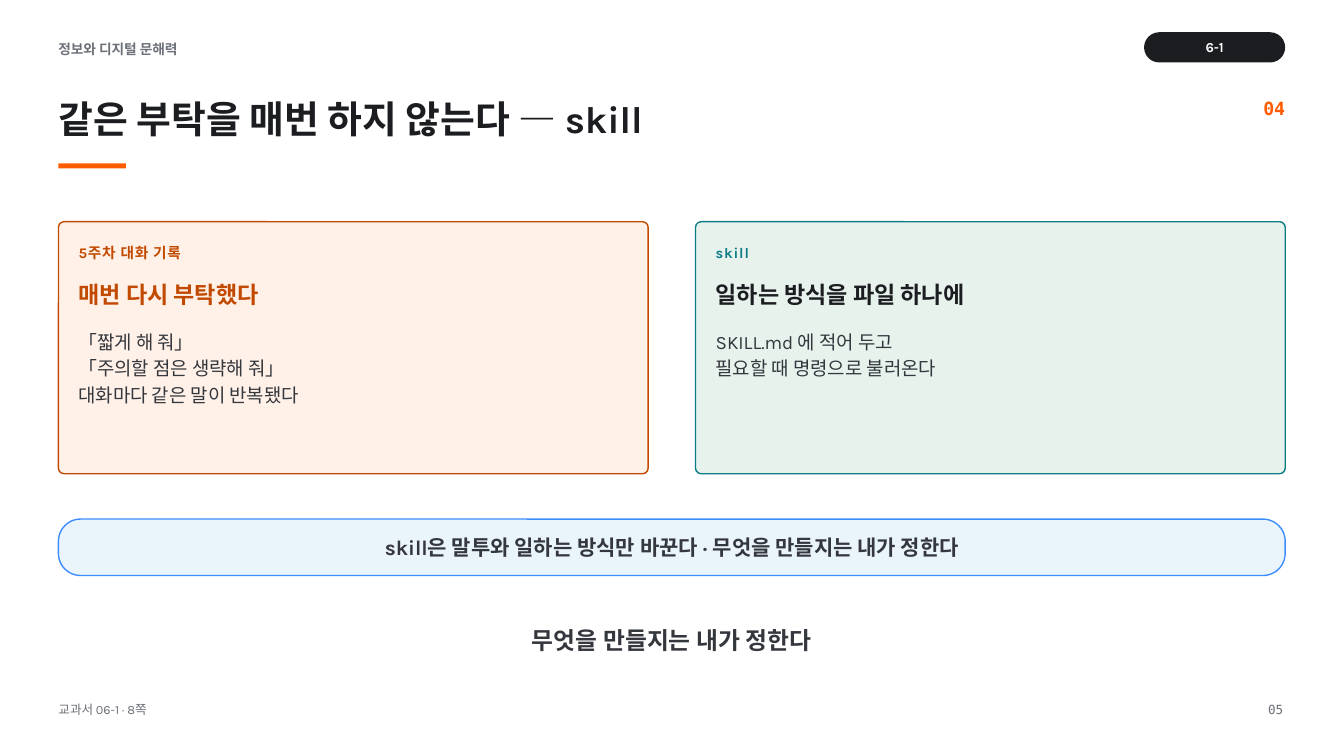
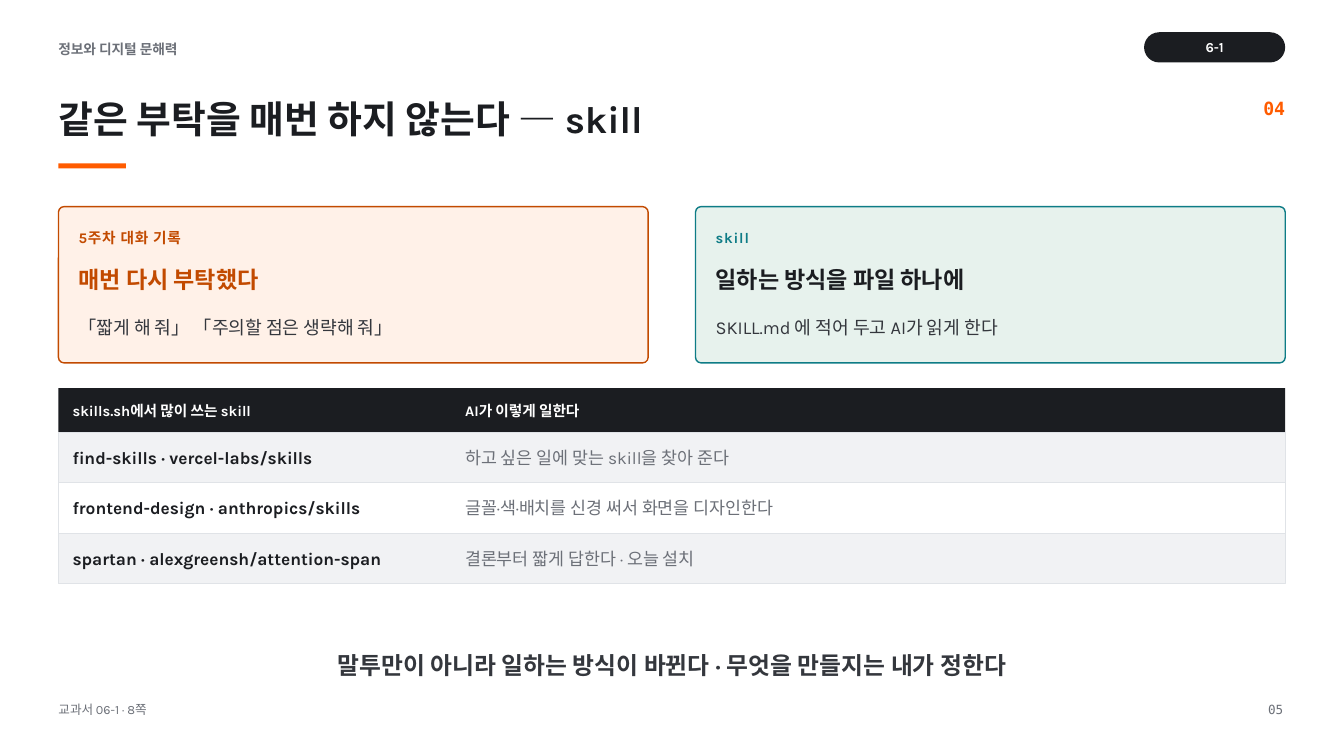
Before and after one commit to cozy819/2026-02__jdh, a slide deck: slide 5 of 06/ppt/06-1_서비스_기획의_기초_v1.pptx. Drawn at 1344x756 pixels with LibreOffice and Linux fonts; fonts in the diff are those of the drawing. Boxes give left, top, right and bottom in pixels: in the first picture for what was removed or moved away, otherwise in the second. Text is boxed around its words. In the diff, an @@ line names an element or a change of style, - is before the commit and + after.

Commit message:
6주차 검토1

```diff
--- a/06/ppt/06-1_서비스_기획의_기초_v1.pptx
+++ b/06/ppt/06-1_서비스_기획의_기초_v1.pptx
@@ rounded rectangle: place and size @@
-rounded rectangle at <box>58,222,648,474</box>
+rounded rectangle at <box>58,207,648,363</box>
@@ rounded rectangle at <box>58,207,648,363</box>: proportions changed @@
@@ rounded rectangle at <box>696,207,1286,363</box>: proportions changed @@
@@ rounded rectangle: place and size @@
-rounded rectangle at <box>696,222,1286,474</box>
+rounded rectangle at <box>696,207,1286,363</box>
@@ 4 texts: place and size @@
-4 texts at <box>79,245,965,305</box>
+4 texts at <box>79,230,965,290</box>
@@ text at <box>79,318,393,336</box>: text changed; size 13.5 to 13 pt @@
-「짧게 해 줘」
-「주의할 점은 생략해 줘」
-대화마다 같은 말이 반복됐다
+「짧게 해 줘」 「주의할 점은 생략해 줘」
@@ text at <box>716,319,997,336</box>: text changed; size 13.5 to 13 pt @@
-SKILL.md 에 적어 두고
-필요할 때 명령으로 불러온다
+SKILL.md 에 적어 두고 AI가 읽게 한다
@@ rectangle added at <box>58,388,451,433</box>, fill #1B1D21 @@
@@ rectangle added at <box>451,388,1286,433</box>, fill #1B1D21 @@
@@ text added at <box>73,403,251,418</box>, 10.5 pt, text #FFFFFF, bold @@
+skills.sh에서 많이 쓰는 skill
@@ text added at <box>465,403,579,418</box>, 10.5 pt, text #FFFFFF, bold @@
+AI가 이렇게 일한다
@@ rectangle added at <box>58,433,1286,483</box>, fill #F1F2F4, outline #E0E3E7 0.75 pt @@
@@ text added at <box>465,449,729,466</box>, 12.4 pt, text #6C7078 @@
+하고 싶은 일에 맞는 skill을 찾아 준다
@@ text added at <box>73,451,312,466</box>, 12.4 pt, text #1B1D21, bold @@
+find-skills · vercel-labs/skills
@@ rectangle added at <box>58,483,1286,533</box>, fill #FFFFFF, outline #E0E3E7 0.75 pt @@
@@ text added at <box>73,501,360,519</box>, 12.4 pt, text #1B1D21, bold @@
+frontend-design · anthropics/skills
@@ text added at <box>465,499,774,516</box>, 12.4 pt, text #6C7078 @@
+글꼴·색·배치를 신경 써서 화면을 디자인한다
@@ rounded rectangle removed at <box>58,519,1286,576</box> @@
@@ rectangle added at <box>58,533,1286,584</box>, fill #F1F2F4, outline #E0E3E7 0.75 pt @@
@@ text removed at <box>385,537,959,557</box> @@
-skill은 말투와 일하는 방식만 바꾼다 · 무엇을 만들지는 내가 정한다
@@ text added at <box>73,552,381,570</box>, 12.4 pt, text #1B1D21, bold @@
+spartan · alexgreensh/attention-span
@@ text added at <box>465,550,695,567</box>, 12.4 pt, text #6C7078 @@
+결론부터 짧게 답한다 · 오늘 설치
@@ text at <box>337,654,1006,676</box>: text changed @@
-무엇을 만들지는 내가 정한다
+말투만이 아니라 일하는 방식이 바뀐다 · 무엇을 만들지는 내가 정한다
```
Also in this commit, not shown: 2 other slides changed, 7 other files.
